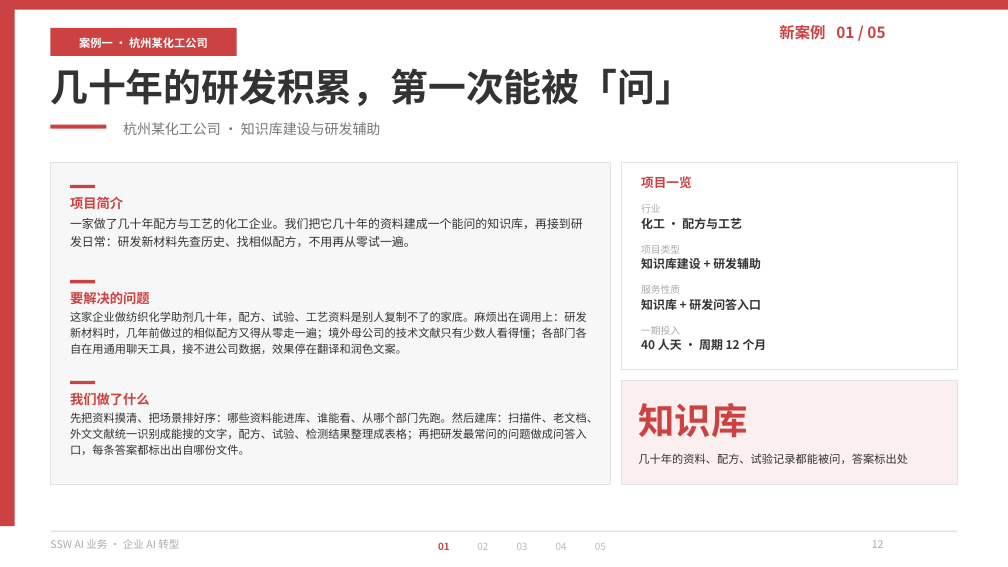
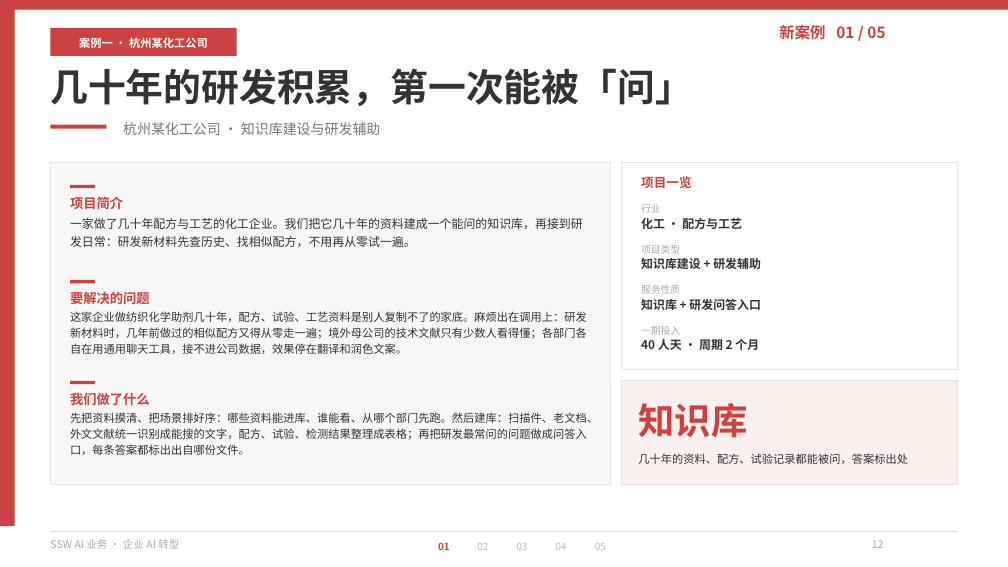
Before and after one commit to hveraus/ssw-business, a slide deck: slide 12 of SSW AI 业务_v2/SSW AI 业务_v7.pptx. Drawn at 1008x567 pixels with LibreOffice and Linux fonts; fonts in the diff are those of the drawing. Boxes give left, top, right and bottom in pixels: in the first picture for what was removed or moved away, otherwise in the second. Text is boxed around its words. In the diff, an @@ line names an element or a change of style, - is before the commit and + after.

Commit message:
P12 周期改 2 个月；封面目录与阅读导航加真超链接
- P12 案例一：一期投入「40 人天 · 周期 12 个月」→「周期 2 个月」（40 人天折合 0.9 全职，12 个月自相矛盾）
- 封面 p01 目录 8 行、nav 页 8 张章节卡 + 5 个案例标签，全部加 click_action 跳转（共 74 个可点 shape）
- 目标页经 LINK_QUEUE 在全部页面建完后统一解析（正序构建时后续页尚不存在）
- AGENTS.md 补充：超链接目标也是硬编码，加减页必须同步，并给出核对脚本

```diff
--- a/SSW AI 业务_v2/SSW AI 业务_v7.pptx
+++ b/SSW AI 业务_v2/SSW AI 业务_v7.pptx
@@ text at [641,337,759,353]: text changed @@
-40 人天 · 周期 12 个月
+40 人天 · 周期 2 个月
```
Also in this commit, not shown: 2 other files.
